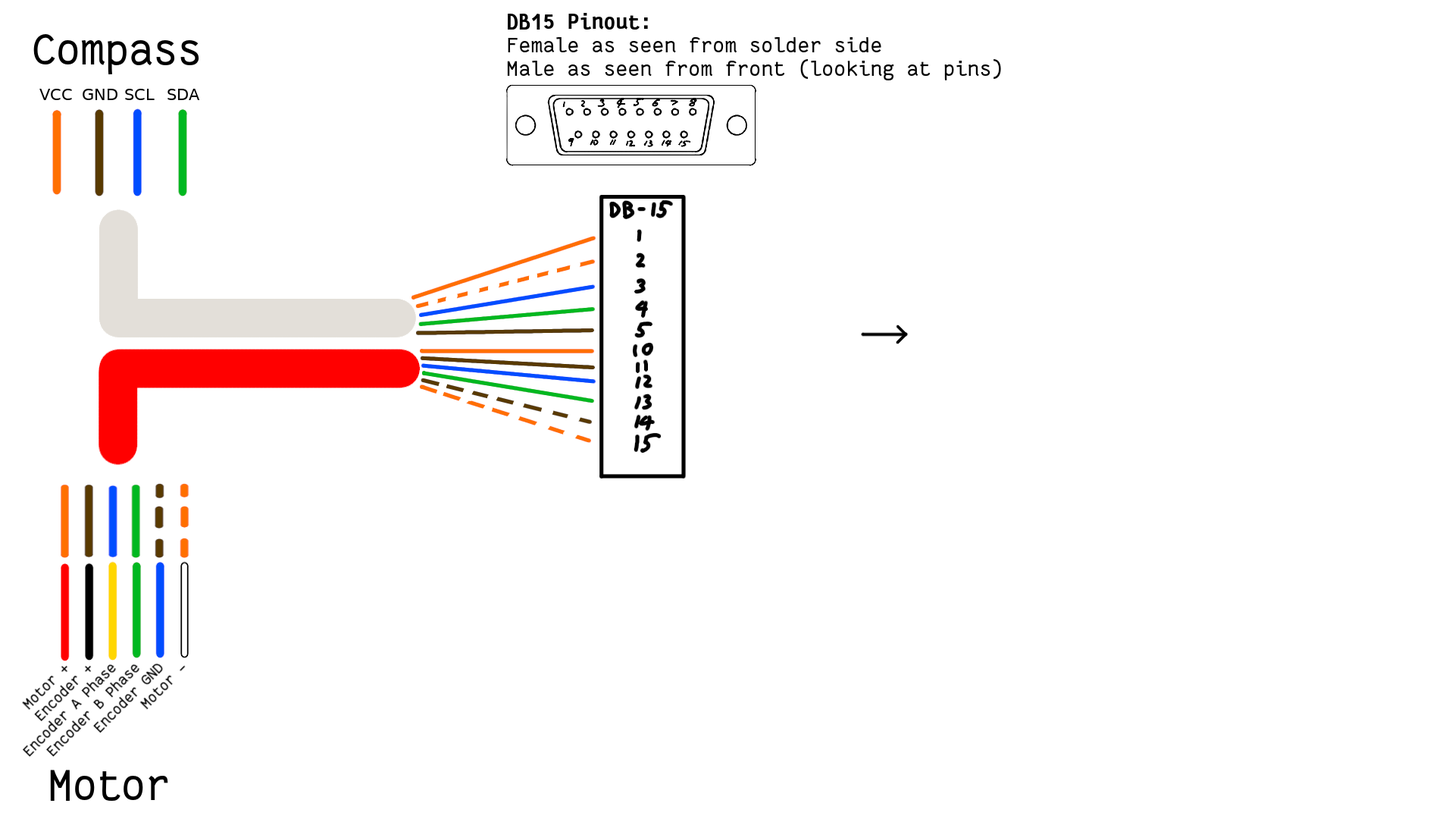
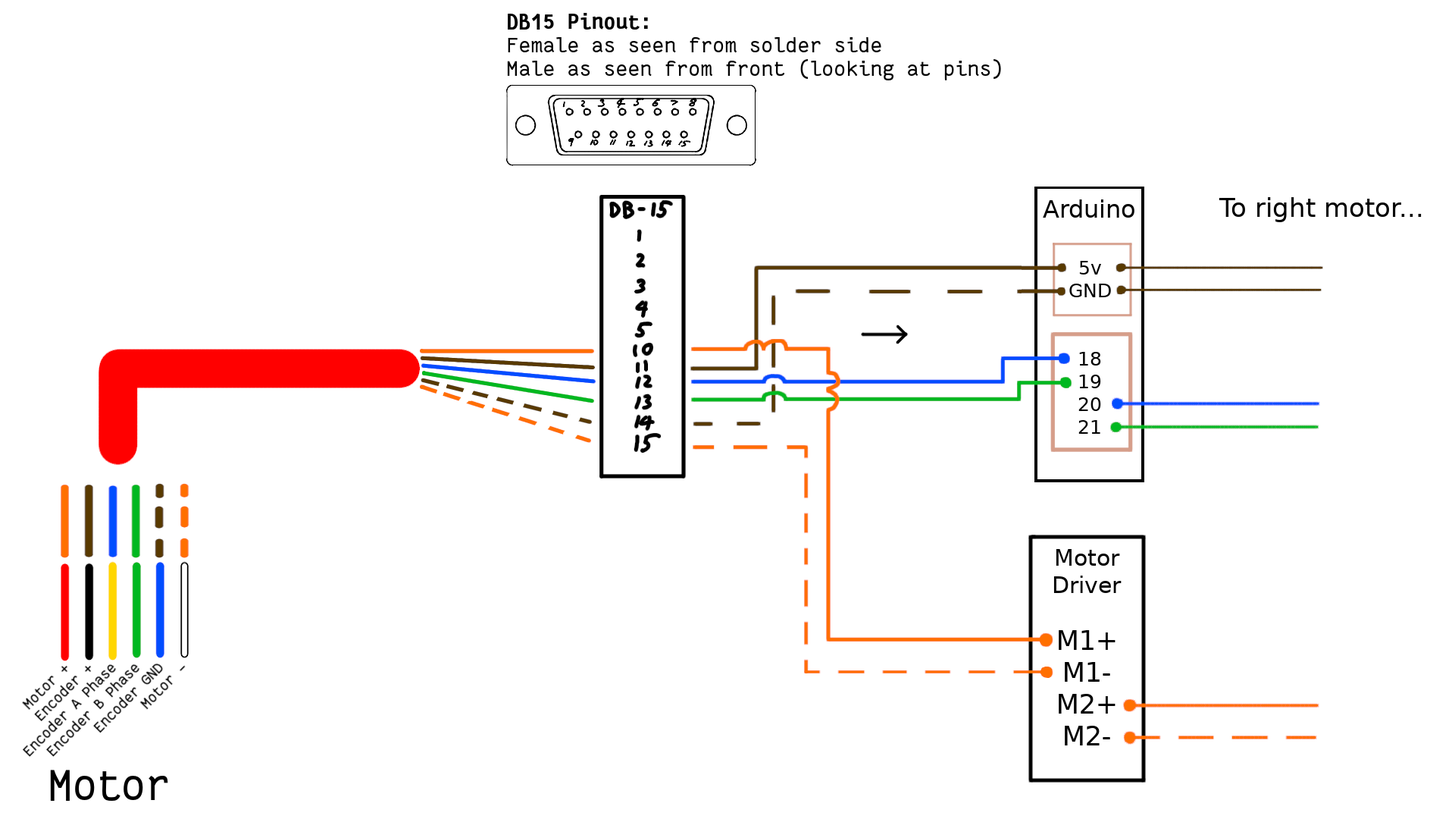
Comparing the layer stacks of the two 1455 × 819 images. Changes:
removed layer "VCC GND SCL SDA" over [39, 88, 201, 101]
removed layer "Compass" over [33, 34, 200, 76]
added group "Arduino #1" with 2 layers above "M1+ ..." over [1042, 199, 1135, 434]
added layer "5v ..." in group "Arduino #1" over [1069, 260, 1112, 434]
added layer "Arduino" in group "Arduino #1" over [1042, 199, 1135, 218]
added layer "M1+ ..." above "Motor Driver" over [1058, 629, 1116, 746]
added layer "Motor Driver" above "To right motor..." over [1053, 548, 1122, 593]
added layer "To right motor..." above "Background" over [1218, 197, 1422, 223]
painted on "Background" over [52, 108, 1324, 783]
